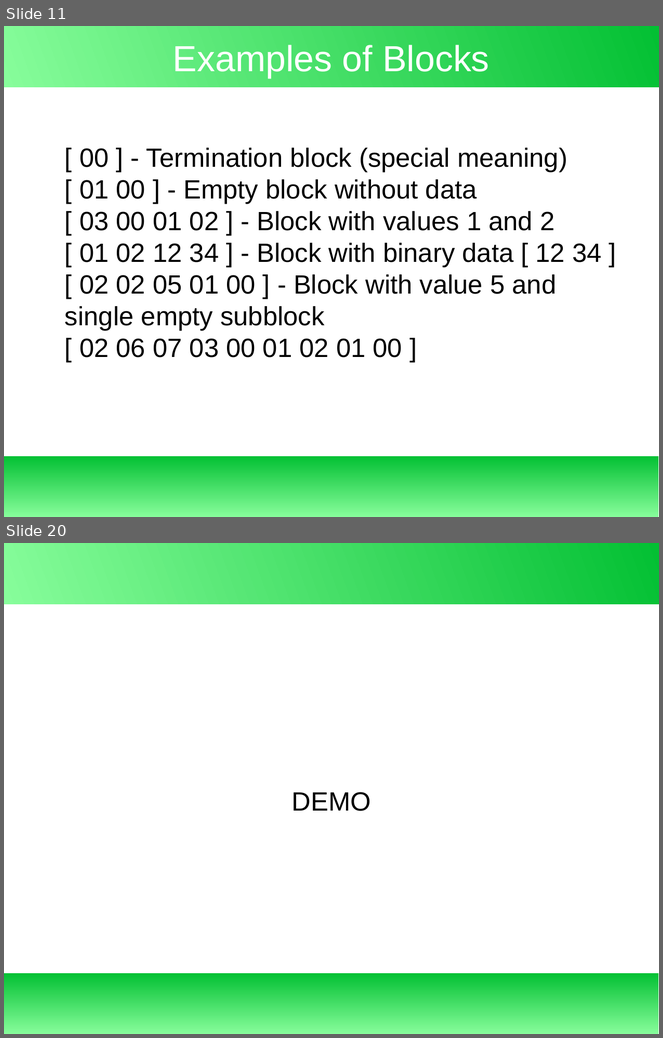
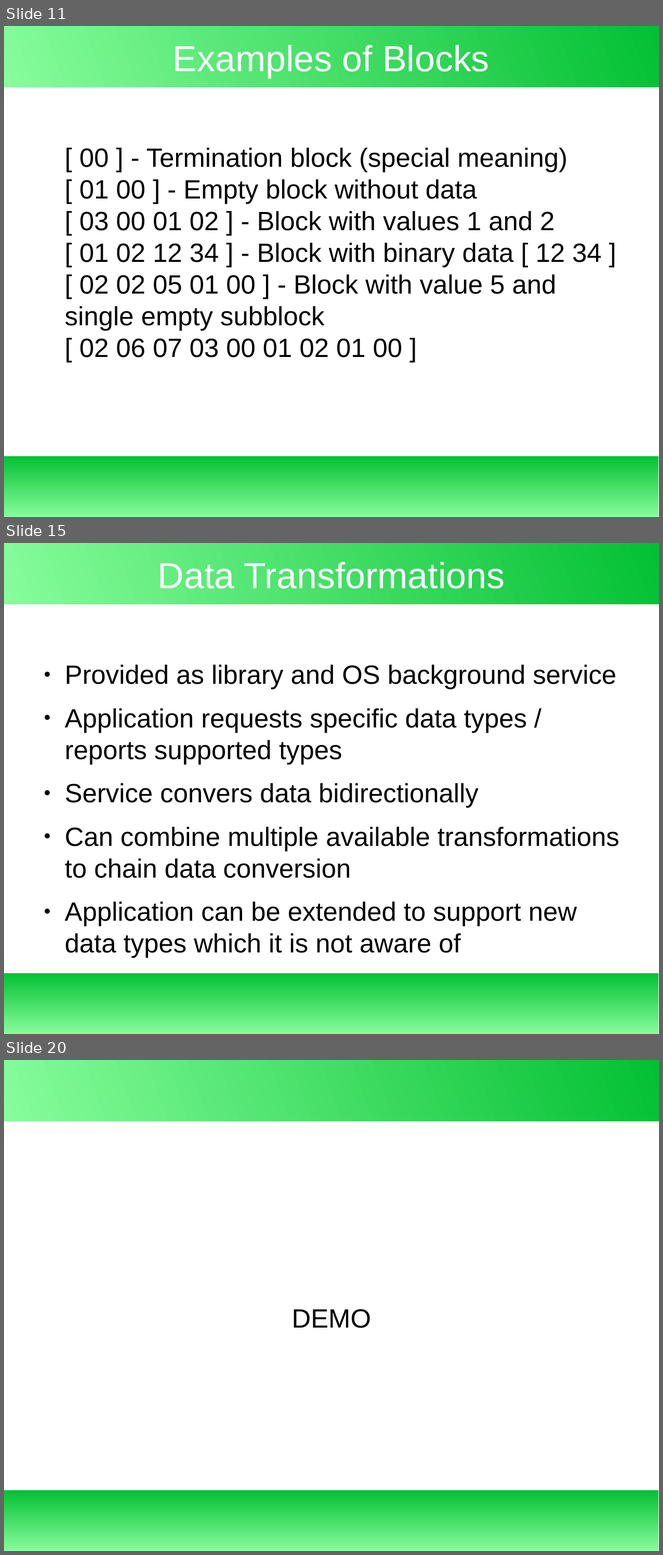
Before and after one commit to exbin/xbup-doc, a slide deck: presentation/binary_concept.odp. Shown one above the other, each under a label of ours: slides 11 and 20 before the commit, slides 11, 15 and 20 after it; the slides between them are not shown. The pictures are 663x1038 and 663x1555 pixels, drawn with LibreOffice and Linux fonts; fonts in the diff are those of the drawing. Boxes give left, top, right and bottom in pixels: in the first picture for what was removed or moved away, otherwise in the second. Text is boxed around its words. In the diff, an @@ line names an element or a change of style, - is before the commit and + after.

```diff
--- a/presentation/binary_concept.odp
+++ b/presentation/binary_concept.odp
@@ slide 15 added at (4, 543, 659, 1034), background #FFFFFF; not listed: 2 template elements that a slide beside it also shows @@
@@ title added at (158, 562, 505, 589), 44 pt, text #FFFFFF @@
+Data Transformations
@@ text added at (65, 665, 620, 953), 32 pt, text #000000 @@
+● Provided as library and OS background service
+● Application requests specific data types / reports supported types
+● Service convers data bidirectionally
+● Can combine multiple available transformations to chain data conversion
+● Application can be extended to support new data types which it is not aware of
```
Also in this commit, not shown: 4 slides changed, 4 other slides added, 5 slides removed.
